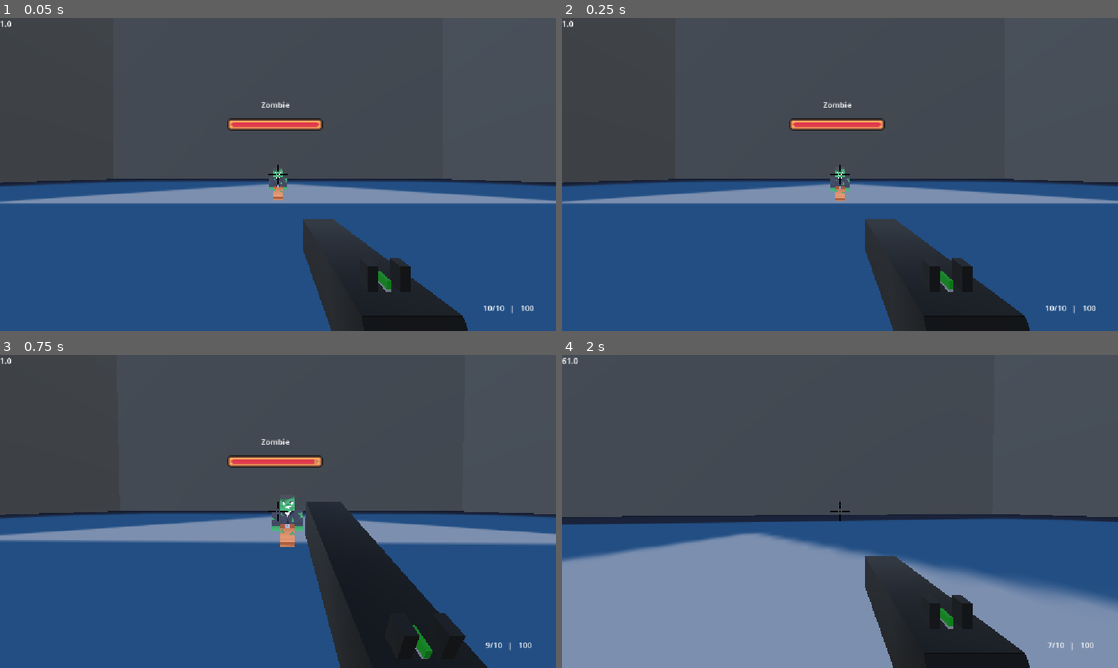
Above: before the commit, frames 1-4 (two rows, left to right).
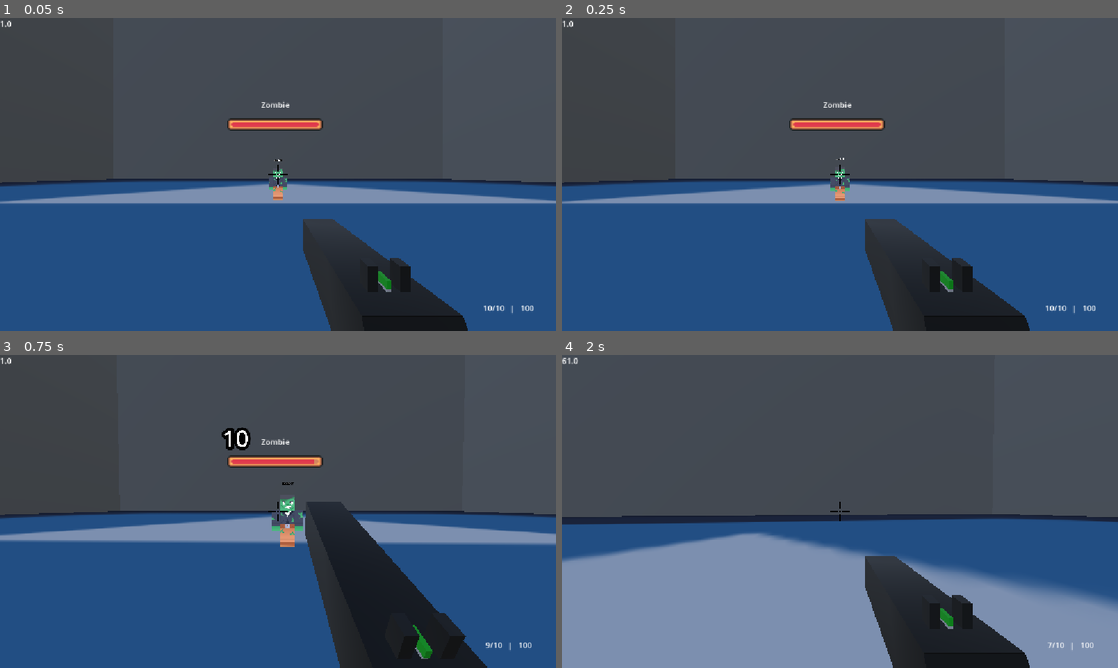
Above: after the commit, the same moments.

Repository: IgorMianowany/LooterShooterScooter
Game: Godot game, scene res://world.tscn
Two runs of this game, one before a commit and one after it. Both use one fixed random seed, a clock stepped at 60 frames per second and the inputs below. The engine's default icon, where the game draws it, is replaced by a stand-in: a white triangle on a blue panel in a dark square. A sky picture missing from this copy of the repository is replaced by a grey-blue gradient.
Inputs (mouse positions are in pixels of both pictures, inside the frame that each line leads up to):
- Up to frame 1 (0.05 s): no input
- Up to frame 2 (0.25 s): no input
- Up to frame 3 (0.75 s): tap Enter at 0.5 s; move the mouse to (272, 517) at 0.52 s; press the mouse at (272, 517) at 0.53 s; hold W (forward) from 0.53 s (still down)
- Up to frame 4 (2 s): keep holding W (forward); tap Space (jump) at 0.77, 1.52 s; move the mouse to (878, 514) at 1.27 s; release the mouse at (878, 514) at 1.28 s; tap Shift (sprint) at 1.35 s

The runs differ from the first frame. In frame 1, less than 0.1% of the frame differs, in the area x 49-51%, y 45-46%; in frame 2, less than 0.1%; in frame 3, 0.3%, in the area x 39-53%, y 23-42%; in frame 4, nothing differs.

Commit message:
rework of damage numbers:

Diff:
--- a/enemy.gd
+++ b/enemy.gd
@@ -43,37 +43,36 @@
 	if damage <= 0:
 		return
 	var value : int = int(damage)
-	var number = Label.new()
-	$SubViewport.add_child(number)
-	number.position = Vector2(250,250)
-	number.position += Vector2(randf_range(-25,25), randf_range(-25,25))
+	var number = Label3D.new()
+	add_child(number)
+	number.position += Vector3(randf_range(-2.5,2.5), 3.5, 2)
+	number.billboard = BaseMaterial3D.BILLBOARD_ENABLED
 	number.visible = true
-	number.scale = Vector2.ONE
+	number.scale = Vector3.ONE
 	number.text = str(value)
-	number.label_settings = LabelSettings.new()
 
 	var color = "#fff"
 	if is_critical:
 		color = "#b22"
 	if value == 0:
 		color = "fff8"
-	number.label_settings.font_color = color
-	number.label_settings.font_size = 40
-	number.label_settings.outline_color = "#000"
-	number.label_settings.outline_size = 1
+	number.modulate = color
+	number.font_size = 200
+	number.outline_modulate = "#000"
+	number.outline_size = 100
 
-	number.pivot_offset = Vector2(number.size / 2)
+	#number.pivot_offset = Vector2(number.size / 2)
 
 	var tween = get_tree().create_tween()
 	tween.set_parallel(true)
 	tween.tween_property(
-		number, "position:y", number.position.y - 24, 0.25
+		number, "position:y", number.position.y + 3, 0.25
 	).set_ease(Tween.EASE_OUT)
 	tween.tween_property(
 		number, "position:y", number.position.y, 0.5
 	).set_ease(Tween.EASE_IN).set_delay(0.25)
 	tween.tween_property(
-		number, "scale", Vector2.ZERO, 0.25
+		number, "scale", Vector3.ZERO, 0.25
 	).set_ease(Tween.EASE_IN).set_delay(0.5)
 
 	await tween.finished
--- a/enemy.tscn
+++ b/enemy.tscn
@@ -1,10 +1,7 @@
-[gd_scene load_steps=6 format=3 uid="uid://43lpari5m4ea"]
+[gd_scene load_steps=4 format=3 uid="uid://43lpari5m4ea"]
 
 [ext_resource type="Script" uid="uid://w8aynqu8tt4w" path="res://enemy.gd" id="1_7k104"]
 [ext_resource type="Script" uid="uid://baj3fxdsp6qc7" path="res://hurtbox.gd" id="2_4gyqm"]
-[ext_resource type="Script" uid="uid://11wi78ajfrjk" path="res://enemy_ui.gd" id="3_epg4t"]
-
-[sub_resource type="ViewportTexture" id="ViewportTexture_4gyqm"]
 
 [sub_resource type="SphereShape3D" id="SphereShape3D_iifgy"]
 radius = 37.391293
@@ -19,9 +16,6 @@
 script = ExtResource("2_4gyqm")
 
 [node name="CollisionShape3D" type="CollisionShape3D" parent="Hurtbox"]
-
-[node name="Sprite3D" type="Sprite3D" parent="."]
-texture = SubResource("ViewportTexture_4gyqm")
 
 [node name="RayCastHitbox" type="Area3D" parent="."]
 
@@ -40,12 +34,9 @@
 
 [node name="Node3D" type="Node3D" parent="."]
 
-[node name="SubViewport" type="SubViewport" parent="."]
-transparent_bg = true
-size = Vector2i(500, 500)
-script = ExtResource("3_epg4t")
+[node name="CollisionShape3D" type="CollisionShape3D" parent="."]
 
-[node name="CollisionShape3D" type="CollisionShape3D" parent="."]
+[node name="Label3D" type="Label3D" parent="."]
 
 [connection signal="area_entered" from="PlayerDetectionRange" to="." method="_on_player_detection_range_area_entered"]
 [connection signal="area_exited" from="PlayerDetectionRange" to="." method="_on_player_detection_range_area_exited"]
--- a/zombie.tscn
+++ b/zombie.tscn
@@ -1857,9 +1857,6 @@
 radius = 1.11268
 height = 2.7937846
 
-[sub_resource type="ViewportTexture" id="ViewportTexture_roy8y"]
-viewport_path = NodePath("SubViewport")
-
 [sub_resource type="CapsuleShape3D" id="CapsuleShape3D_jmu02"]
 radius = 1.7387695
 height = 4.2001953
@@ -1922,11 +1919,7 @@
 transform = Transform3D(1, 0, 0, 0, 1, 0, 0, 0, 1, 0, 1.3523526, 0)
 shape = SubResource("CapsuleShape3D_roy8y")
 
-[node name="Sprite3D" parent="." index="3"]
-transform = Transform3D(4.05362, 0, 0, 0, 3.77242, 0, 0, 0, 1, 0, 3.19707, 0)
-texture = SubResource("ViewportTexture_roy8y")
-
-[node name="RayCastHitbox" parent="." index="4"]
+[node name="RayCastHitbox" parent="." index="3"]
 collision_layer = 128
 collision_mask = 0
 monitoring = false
@@ -1935,8 +1928,12 @@
 transform = Transform3D(1, 0, 0, 0, 1, 0, 0, 0, 1, 0, 1.297154, 0)
 shape = SubResource("CapsuleShape3D_jmu02")
 
-[node name="CollisionShape3D" parent="." index="9"]
+[node name="CollisionShape3D" parent="." index="7"]
 transform = Transform3D(1, 0, 0, 0, 1, 0, 0, 0, 1, 0, 1.5307617, 0)
 shape = SubResource("CapsuleShape3D_eseir")
 
+[node name="Label3D" type="Label3D" parent="." index="9"]
+transform = Transform3D(1, 0, 0, 0, 1, 0, 0, 0, 1, 0, 3.3563554, 0)
+text = "dasdadf"
+
 [connection signal="area_entered" from="Hurtbox" to="Hurtbox" method="_on_area_entered"]
Not shown: 1 places in zombie.tscn that only renumber resources
